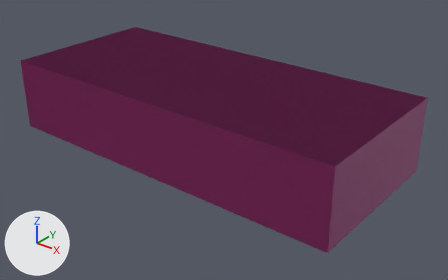
The glTF model test-assets/rack-drawer-900.glb, before and after one commit.
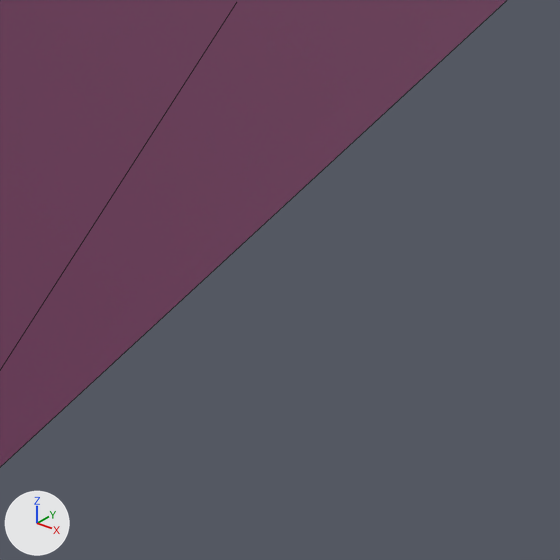
Each version is shown whole from a 50 mm lens placed at (0.886, -1.049, 0.683), pointed at (0.044, 0.003, 0.031), then close up on the part from 77% to 92% of the width and 65% to 88% of the height. The axes (+X, +Y, +Z) are drawn at lower left. The lights are the same throughout. The last two pictures show the newer version. The close-ups show mesh edges as thin lines. Where no turn or scale is listed for an object, it has been applied to the vertices.

The older version as bpy lines, for what is in view:
```python
me_dim = bpy.data.meshes.new('dim')
me_dim.from_pydata(...)  # a box spanning x -0.45..0.45, y -0.2..0.2, z 0.0..0.18
me_dim.materials.append(mat_box_debug)  # pink #f37ccb
ob_dim = bpy.data.objects.new('dim', me_dim)
ob_dim.location = (0.0, 0.0, 0.0)
```
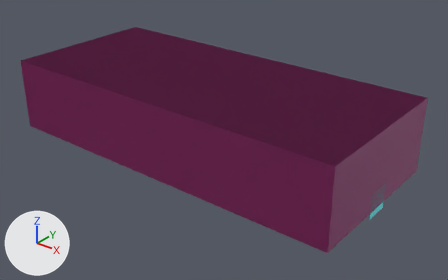
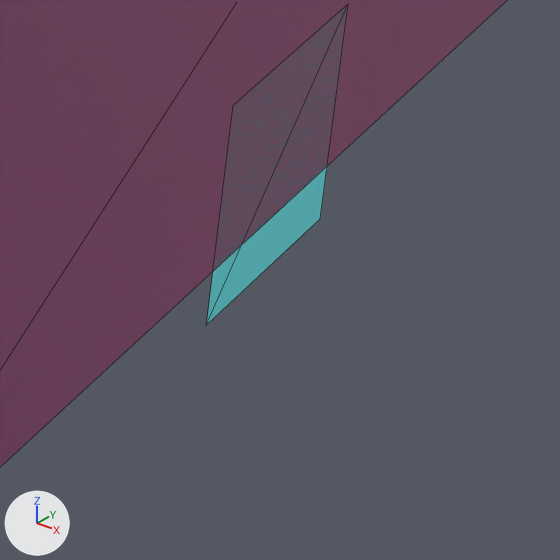
The change, as a list of edits to the scene's bpy script:
```text
Add me_md_snap_shelf_level_mount_right:
    me_md_snap_shelf_level_mount_right.from_pydata([(0.0, -0.03, -0.03), (0.0, 0.03, -0.03), (0.0, 0.03, 0.03), (0.0, -0.03, 0.03)], [], [(0, 1, 2), (0, 2, 3)])
    me_md_snap_shelf_level_mount_right.materials.append(mat_snap_debug)  # cyan #59edf3
Add ob_md_snap_shelf_level_mount_right:
    ob_md_snap_shelf_level_mount_right = bpy.data.objects.new('md-snap.shelf-level.mount-right', me_md_snap_shelf_level_mount_right)
    ob_md_snap_shelf_level_mount_right.location = (0.45, 0.0, 0.015)
```

What differs and where, as boxes (x1, y1, x2, y2) in the close-ups (560 x 560 px):
'md-snap.shelf-level.mount-right', added (cyan): after (207, 5, 348, 324)
